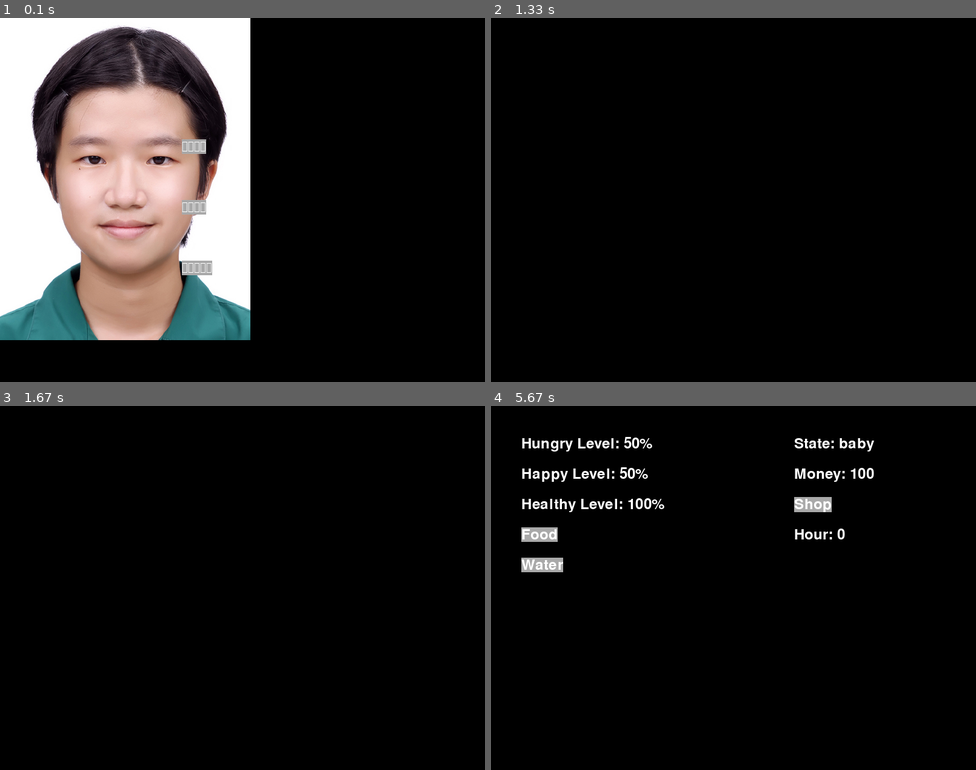
Above: before the commit, frames 1-4 (two rows, left to right).
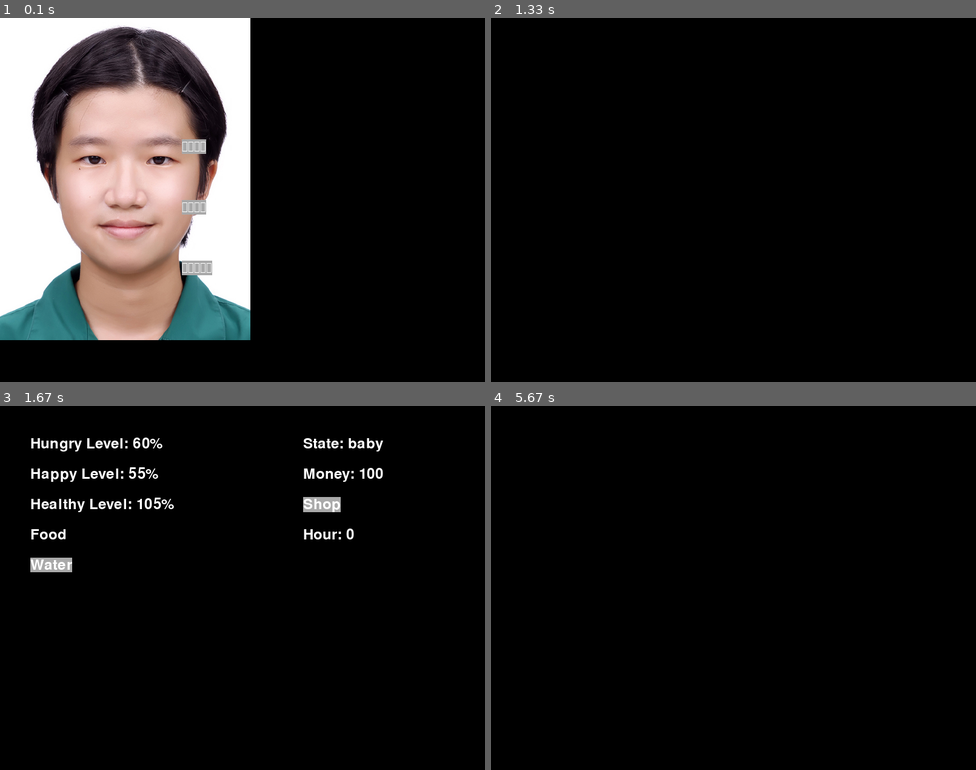
Above: after the commit, the same moments.

Repository: huihsin-chien/group6_project
Game: pygame game, started from Final_pj/main.py
The game is run twice, just before and just after one commit, with the same random seed, the same clock (stepped at 60 frames per second) and the same inputs.
Inputs (mouse positions are in pixels of both pictures, inside the frame that each line leads up to):
- Up to frame 1 (0.1 s): no input
- Up to frame 2 (1.33 s): press the mouse at (685, 145) at 0.37 s; move the mouse to (631, 214) at 0.47 s; release the mouse at (583, 287) at 0.6 s; press the mouse at (685, 145) at 1.2 s; move the mouse to (714, 192) at 1.3 s
- Up to frame 3 (1.67 s): release the mouse at (247, 624) at 1.43 s; click (48, 533) at 1.55 s
- Up to frame 4 (5.67 s): click (801, 507) at 1.88 s

Frames 1-2 are identical in both runs. In frame 3, 2.5% of the frame differs, in the area x 6-79%, y 8-46%; in frame 4, 2.7%.

Commit message:
modify turn page sec

Diff:
--- a/Final_pj/main.py
+++ b/Final_pj/main.py
@@ -53,7 +53,7 @@
     start_time = pygame.time.get_ticks()
     while True:
         current_time = pygame.time.get_ticks()
-        if current_time - start_time >= 5000:  # 5 秒后跳转到游戏界面
+        if current_time - start_time >= 1000:  # 5 秒后跳转到游戏界面
             game_screen()
         for event in pygame.event.get():
             if event.type == pygame.QUIT:
